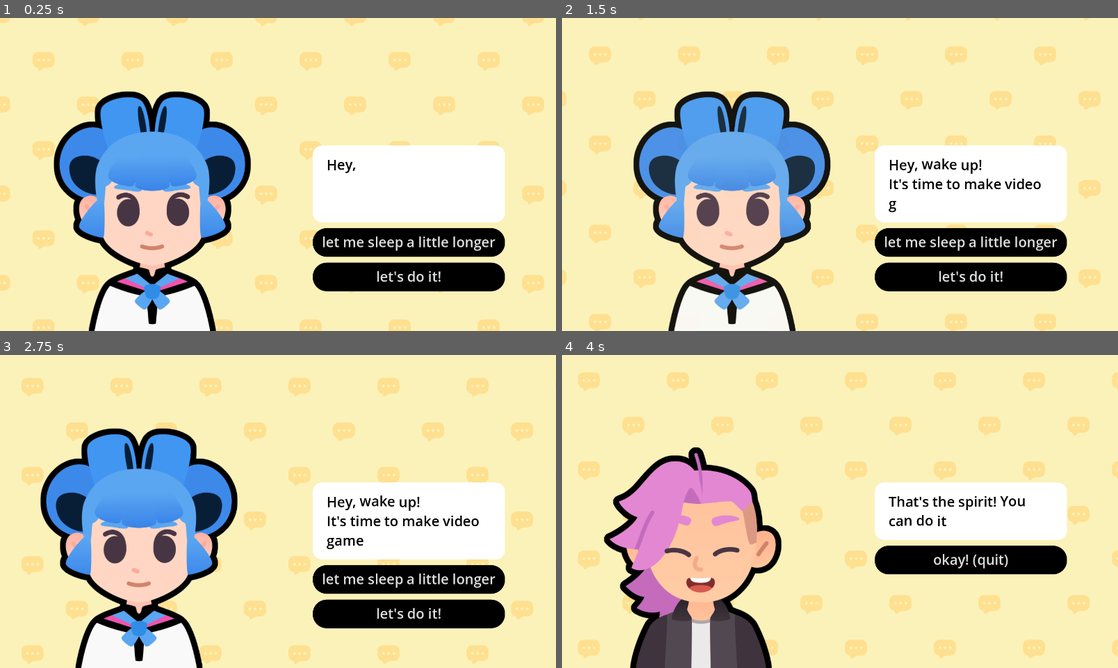
Above: before the commit, frames 1-4 (two rows, left to right).
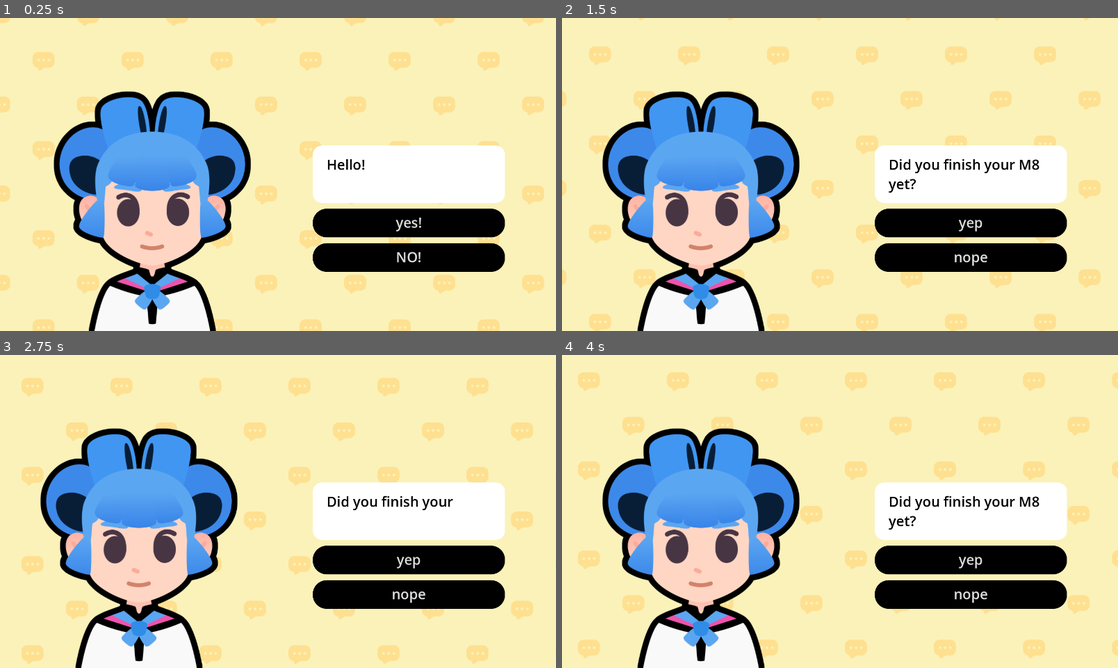
Above: after the commit, the same moments.

Repository: 127333hwy/M8-Start-a-dialogue
Game: Godot game, scene res://lessons/dialogue.tscn
The game is run twice, just before and just after one commit, with the same random seed, the same clock (stepped at 60 frames per second) and the same inputs. The project has no main scene, so this scene is started directly. Sound files missing from this copy of the repository are replaced by a short silence.
Inputs (mouse positions are in pixels of both pictures, inside the frame that each line leads up to):
- Up to frame 1 (0.25 s): no input
- Up to frame 2 (1.5 s): click "let me sleep a little longer" (after the commit: "yes!") at 0.5 s; click (995, 202) at 1.25 s, where only the run before the commit has a clickable "NO, really, let me go back to…"
- Up to frame 3 (2.75 s): click (411, 561) at 2 s, where only the run after the commit has a clickable "yep"
- Up to frame 4 (4 s): click (973, 614) at 2.75 s, where only the run before the commit has a clickable "let's do it!"; click (973, 580) at 3.5 s, where only the run before the commit has a clickable "I will do my best"

The runs differ from the first frame. In frame 1, 6.8% of the frame differs, in the area x 56-91%, y 45-88%; in frame 2, 24%, in the area x 7-91%, y 23-100%; in frame 3, 7.5%; in frame 4, 24%.

Commit message:
completed M8L6

Diff:
--- a/lessons/dialogue.gd
+++ b/lessons/dialogue.gd
@@ -15,42 +15,8 @@
 ## - expression: a [code]Texture[/code] containing an expression
 ## - text: a [code]String[/code] containing the text the character says
 ## - character: a [code]Texture[/code] representing the character
-var dialogue_items: Array[Dictionary] = [
-	{
-		"expression": expressions["regular"],
-		"text": "[wave]Hey, wake up![/wave]\nIt's time to make video games.",
-		"character": bodies["sophia"],
-		"choices": {
-			"let me sleep a little longer": 2,
-			"let's do it!": 1,
-		}
-	},
-	{
-		"expression": expressions["happy"],
-		"text": "Great! Your first task will be to write a [b]dialogue tree[/b].",
-		"character": bodies["sophia"],
-		"choices": {
-			"I will do my best": 3,
-			"NO, let me go back to sleep": 2,
-		}
-	},
-	{
-		"expression": expressions["sad"],
-		"text": "oh, come on! it will be fun.",
-		"character": bodies["pink"],
-		"choices": {
-			"NO, really, let me go back to sleep": 0,
-			"Alright, I'll try": 1,
-		}
-	},
-	{
-		"expression": expressions["happy"],
-		"text": "That's the spirit! [wave]You can do it![/wave]",
-		"character": bodies["pink"],
-		"choices": {"okay! (quit)":- 1},
-	},
+@export var dialogue_items: Array[DialogueItem] = []
 
-]
 
 ## UI element that shows the texts
 @onready var rich_text_label: RichTextLabel = %RichTextLabel
@@ -76,10 +42,10 @@
 	# from the item, we extract the properties.
 	# We set the text to the rich text control
 	# And we set the appropriate expression texture
-	rich_text_label.text = current_item["text"]
-	expression.texture = current_item["expression"]
-	body.texture = current_item["character"]
-	create_buttons(current_item["choices"])
+	rich_text_label.text = current_item.text
+	expression.texture = current_item.expression
+	body.texture = current_item.character
+	create_buttons(current_item.choices)
 
 	# We set the initial visible ratio to the text to 0, so we can change it in the tween
 	rich_text_label.visible_ratio = 0.0
@@ -116,15 +82,15 @@
 	body.modulate.a = 0
 	slide_tween.parallel().tween_property(body, "modulate:a", 1, 0.2)
 
-func create_buttons(choices_data: Dictionary) -> void:
+func create_buttons(choices_data: Array[DialogueChoice]) -> void:
 	for button in action_buttons_v_box_container.get_children():
 		button.queue_free()
-	for choice_text in choices_data:
+	for choice in choices_data:
 		var button := Button.new()
 		action_buttons_v_box_container.add_child(button)
-		button.text = choice_text
-		var target_line_idx: int = choices_data[choice_text]
-		if target_line_idx == - 1:
+		button.text = choice.text
+		if choice.is_quit == true:
 			button.pressed.connect(get_tree().quit)
 		else:
+			var target_line_idx := choice.target_line_idx
 			button.pressed.connect(show_text.bind(target_line_idx))
--- a/lessons/dialogue.tscn
+++ b/lessons/dialogue.tscn
@@ -1,12 +1,66 @@
-[gd_scene load_steps=9 format=3 uid="uid://chprvwfixox2y"]
+[gd_scene load_steps=20 format=3 uid="uid://chprvwfixox2y"]
 
 [ext_resource type="Theme" uid="uid://cshg3sgf0xxq" path="res://assets/main_theme.tres" id="1_nggfo"]
 [ext_resource type="Script" uid="uid://c673ndsi3esbr" path="res://lessons/dialogue.gd" id="2_n1q1t"]
 [ext_resource type="Shader" uid="uid://dm7717xxg836f" path="res://assets/sliding_background.gdshader" id="3_3nfwl"]
+[ext_resource type="Script" uid="uid://dei5f1ruqnct7" path="res://lessons/dialogue_item.gd" id="3_ujubm"]
 [ext_resource type="Texture2D" uid="uid://bnly1gkbxw6b5" path="res://assets/bubble_pattern.png" id="4_xuy0d"]
 [ext_resource type="Texture2D" uid="uid://copkt78vgp37i" path="res://assets/sophia.png" id="5_g5y1a"]
+[ext_resource type="Script" uid="uid://itdxxii7hrfw" path="res://lessons/dialogue_choice.gd" id="5_rjbgl"]
 [ext_resource type="Texture2D" uid="uid://d000xjtr4iqtk" path="res://assets/emotion_regular.png" id="6_bayqr"]
 [ext_resource type="AudioStream" uid="uid://chgko4hmxwxu5" path="res://assets/talking_synth.ogg" id="7_1fga6"]
+[ext_resource type="Texture2D" uid="uid://bhinvhx75etr2" path="res://assets/emotion_sad.png" id="7_gkm7m"]
+
+[sub_resource type="Resource" id="Resource_1m3r0"]
+script = ExtResource("5_rjbgl")
+text = "yes!"
+target_line_idx = 1
+metadata/_custom_type_script = "uid://itdxxii7hrfw"
+
+[sub_resource type="Resource" id="Resource_1f3kq"]
+script = ExtResource("5_rjbgl")
+text = "NO!"
+target_line_idx = 1
+is_quit = true
+metadata/_custom_type_script = "uid://itdxxii7hrfw"
+
+[sub_resource type="Resource" id="Resource_m4u2h"]
+script = ExtResource("3_ujubm")
+choices = Array[ExtResource("5_rjbgl")]([SubResource("Resource_1m3r0"), SubResource("Resource_1f3kq")])
+text = "Hello! Do you like godot?"
+metadata/_custom_type_script = "uid://dei5f1ruqnct7"
+
+[sub_resource type="Resource" id="Resource_5rpy8"]
+script = ExtResource("5_rjbgl")
+text = "yep"
+target_line_idx = 1
+metadata/_custom_type_script = "uid://itdxxii7hrfw"
+
+[sub_resource type="Resource" id="Resource_ifs2s"]
+script = ExtResource("5_rjbgl")
+text = "nope"
+target_line_idx = 2
+metadata/_custom_type_script = "uid://itdxxii7hrfw"
+
+[sub_resource type="Resource" id="Resource_j0ech"]
+script = ExtResource("3_ujubm")
+choices = Array[ExtResource("5_rjbgl")]([SubResource("Resource_5rpy8"), SubResource("Resource_ifs2s")])
+text = "Did you finish your M8 yet?"
+metadata/_custom_type_script = "uid://dei5f1ruqnct7"
+
+[sub_resource type="Resource" id="Resource_6j24j"]
+script = ExtResource("5_rjbgl")
+text = "Thank you!"
+target_line_idx = 2
+is_quit = true
+metadata/_custom_type_script = "uid://itdxxii7hrfw"
+
+[sub_resource type="Resource" id="Resource_cowwb"]
+script = ExtResource("3_ujubm")
+choices = Array[ExtResource("5_rjbgl")]([SubResource("Resource_6j24j")])
+expression = ExtResource("7_gkm7m")
+text = "aw, I hope you finish it befor the due day"
+metadata/_custom_type_script = "uid://dei5f1ruqnct7"
 
 [sub_resource type="ShaderMaterial" id="ShaderMaterial_efgpg"]
 shader = ExtResource("3_3nfwl")
@@ -24,6 +78,7 @@
 grow_vertical = 2
 theme = ExtResource("1_nggfo")
 script = ExtResource("2_n1q1t")
+dialogue_items = Array[ExtResource("3_ujubm")]([SubResource("Resource_m4u2h"), SubResource("Resource_j0ech"), SubResource("Resource_cowwb")])
 
 [node name="Background" type="ColorRect" parent="."]
 material = SubResource("ShaderMaterial_efgpg")
--- /dev/null
+++ b/lessons/dialogue_choice.gd
@@ -0,0 +1,5 @@
+class_name DialogueChoice extends Resource
+
+@export var text := ""
+@export_range(0, 20) var target_line_idx := 0
+@export var is_quit := false
--- /dev/null
+++ b/lessons/dialogue_item.gd
@@ -0,0 +1,3 @@
+class_name DialogueItem extends SlideShowEntry
+
+@export var choices: Array[DialogueChoice] = []
Not shown, added: lessons/dialogue_choice.gd.uid
Not shown, added: lessons/dialogue_item.gd.uid
